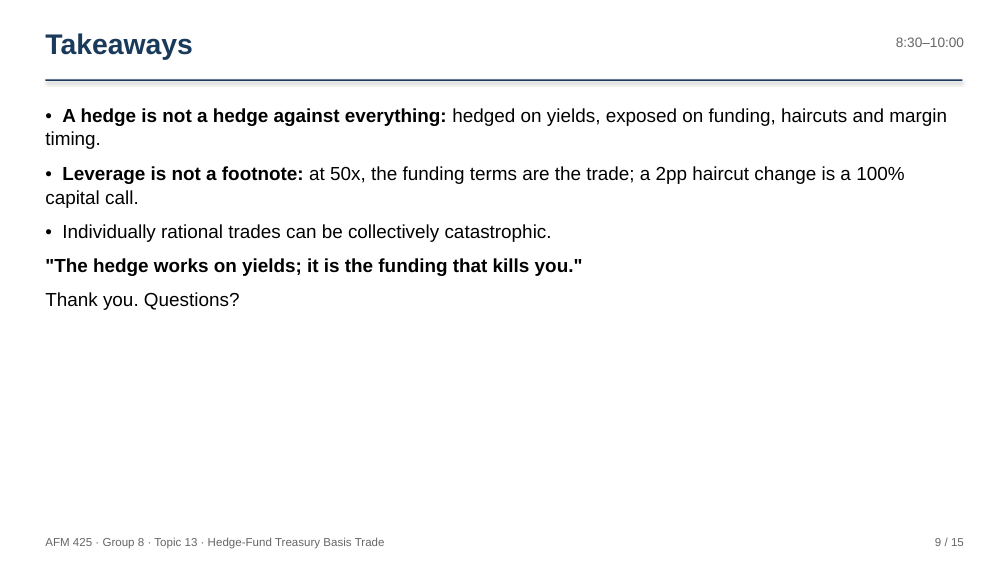
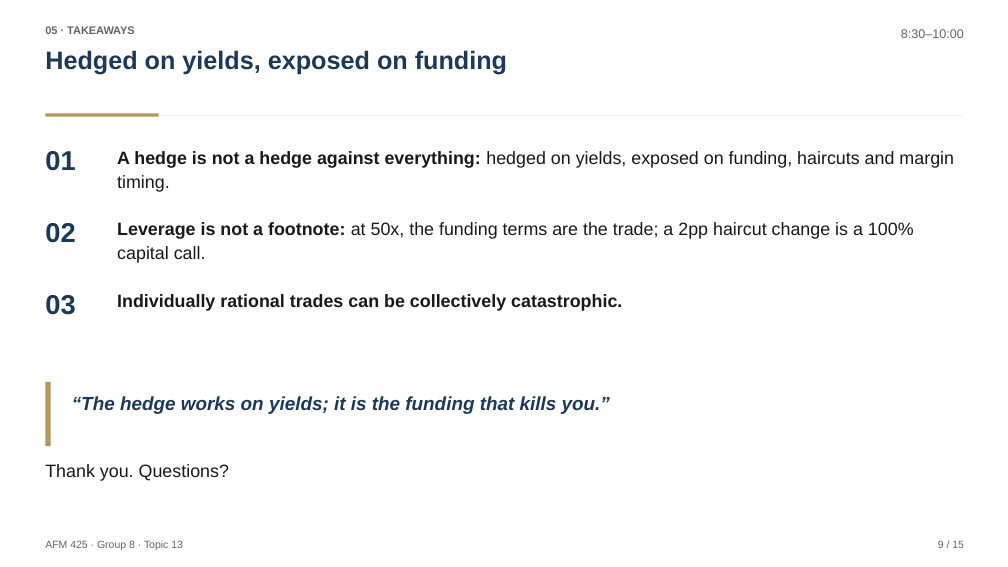
Before and after one commit to faketut/course, a slide deck: slide 9 of afm425/project/presentation/AFM425 Presentation Group 8.pptx. Drawn at 1008x567 pixels with LibreOffice and Linux fonts; fonts in the diff are those of the drawing. Boxes give left, top, right and bottom in pixels: in the first picture for what was removed or moved away, otherwise in the second. Text is boxed around its words. In the diff, an @@ line names an element or a change of style, - is before the commit and + after.

Commit message:
AFM425 Group 8: restyle deck PPTX (McKinsey/IB conventions)
- Action titles (claims with numbers), section kickers, source lines
- Navy cover, KPI band on quant slide, highlighted thesis row in stress table
- Numbered blocks for implications/takeaways. Content unchanged.

```diff
--- a/afm425/project/presentation/AFM425 Presentation Group 8.pptx
+++ b/afm425/project/presentation/AFM425 Presentation Group 8.pptx
@@ text at [45,26,135,34]: text changed; size 27 to 10.5 pt; text colour #1A3A5C to #666666 @@
-Takeaways
+05 · TAKEAWAYS
@@ text "8:30–10:00": place and size @@
-text "8:30–10:00" at [896,37,964,47]
+text "8:30–10:00" at [901,29,964,38]
@@ text "8:30–10:00" at [901,29,964,38]: size 13 to 12 pt; line spacing 1 to 1.1; more space between paragraphs @@
@@ text added at [45,50,507,74], 24 pt, text #1A3A5C, bold @@
+Hedged on yields, exposed on funding
@@ rectangle: place and size @@
-rectangle at [45,79,963,81]
+rectangle at [45,115,963,116]
@@ rectangle at [45,115,963,116]: fill #1A3A5C to #EDF2F7; shadow off @@
@@ rectangle added at [45,113,159,116], fill #B9975B @@
@@ text added at [45,151,75,171], 26 pt, text #1A3A5C, bold @@
+01
@@ text added at [117,151,954,192], 17 pt, text #1A1A1A @@
+A hedge is not a hedge against everything: hedged on yields, exposed on funding, haircuts and margin timing.
@@ text added at [45,223,75,243], 26 pt, text #1A3A5C, bold @@
+02
@@ text at [117,222,914,263]: text changed; size 18 to 17 pt; text colour #000000 to #1A1A1A @@
-• A hedge is not a hedge against everything: hedged on yields, exposed on funding, haircuts and margin timing.
-• Leverage is not a footnote: at 50x, the funding terms are the trade; a 2pp haircut change is a 100% capital call.
-• Individually rational trades can be collectively catastrophic.
-"The hedge works on yields; it is the funding that kills you."
-Thank you. Questions?
+Leverage is not a footnote: at 50x, the funding terms are the trade; a 2pp haircut change is a 100% capital call.
@@ text added at [45,295,75,315], 26 pt, text #1A3A5C, bold @@
+03
@@ text added at [117,294,622,311], 17 pt, text #1A1A1A, bold @@
+Individually rational trades can be collectively catastrophic.
@@ rectangle added at [45,382,51,446], fill #B9975B @@
@@ text added at [72,396,610,414], 18 pt, text #1A3A5C, bold, italic @@
+“The hedge works on yields; it is the funding that kills you.”
@@ text added at [45,464,229,481], 17 pt, text #1A1A1A @@
+Thank you. Questions?
@@ text "9 / 15" at [938,541,964,548]: size 11 to 10 pt; line spacing 1 to 1.1; more space between paragraphs @@
@@ text at [45,540,183,550]: text changed; size 11 to 10 pt @@
-AFM 425 · Group 8 · Topic 13 · Hedge-Fund Treasury Basis Trade
+AFM 425 · Group 8 · Topic 13
```
Also in this commit, not shown: 14 other slides changed.
